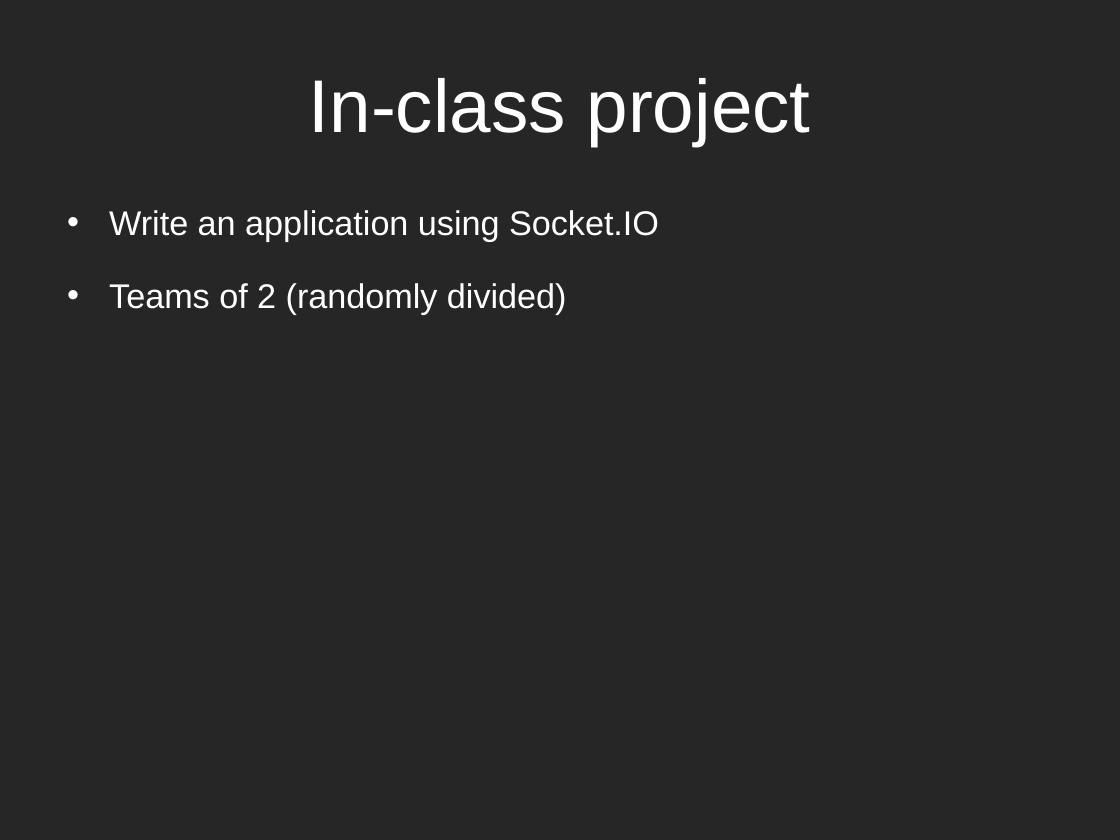
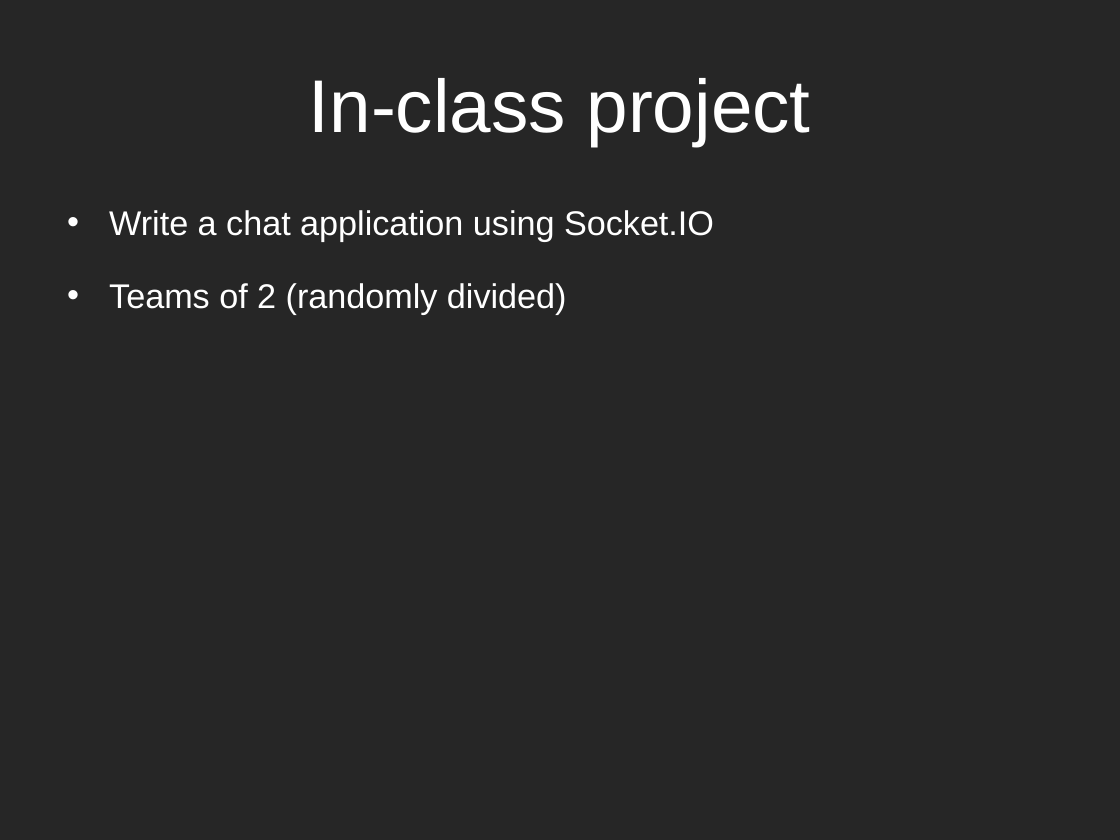
Before and after one commit to dantasse/ssuiweb2014, a slide deck: slide 75 of week07/week07.pptx (slide 82 before the commit). Drawn at 1120x840 pixels with LibreOffice and Linux fonts; fonts in the diff are those of the drawing. Boxes give left, top, right and bottom in pixels: in the first picture for what was removed or moved away, otherwise in the second. Text is boxed around its words. In the diff, an @@ line names an element or a change of style, - is before the commit and + after.

```diff
--- a/week07/week07.pptx
+++ b/week07/week07.pptx
@@ text at box(109, 210, 714, 242): text changed @@
-• Write an application using Socket.IO
+• Write a chat application using Socket.IO
```
Also in this commit, not shown: 8 other slides changed, 3 slides added, 10 slides removed, 29 other files.
